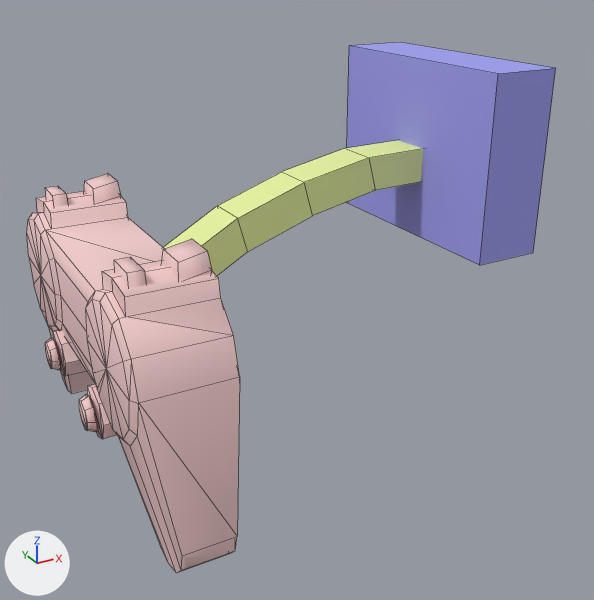
Before and after pictures for a commit that changed the OBJ model models/VRSTAND/Replacers/Controler/OBJ_REP_Controler3.obj.
Rendered twice from a camera (50 mm lens) standing at (-9.69, -11.54, 3.21) and looking at (-3.6, -0.47, -2.33). Arrows for +X, +Y and +Z are at lower left; the lights stay in place. Mesh edges are drawn as thin lines. Where no turn or scale is listed for an object, it has been applied to the vertices.
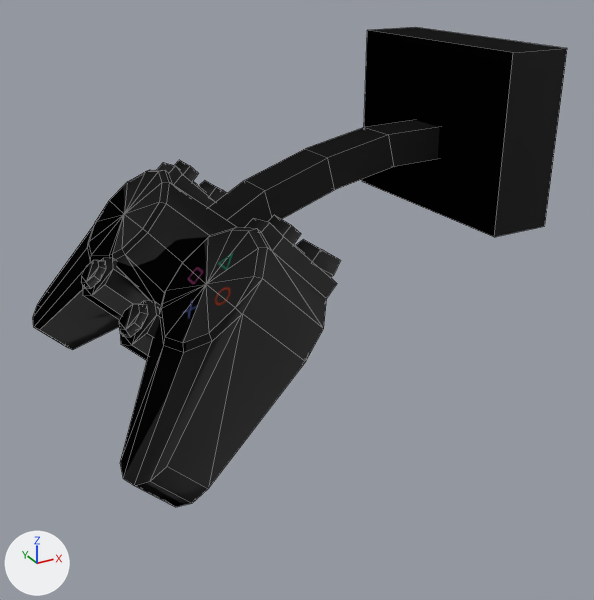
What changed in the scene script:
```text
Change me_ps_controler001:
    verts and faces of me_ps_controler001; kept vertices keep their numbers, new ones are numbered from 239
    remove me_ps_controler001.from_pydata(...)  # 239 vertices, 256 faces; spans x -7.49..-5.85, y -3.47..3.17, z -4.67..-0.44
    remove me_ps_controler001.materials.append(mat_wire_227153153)  # pink #f2cbcb
    add me_ps_controler001.from_pydata(...)  # 267 vertices, 280 faces; spans x -7.38..0.51, y -3.22..3.22, z -3.79..1.63
    me_ps_controler001 part 1: the loose piece of 131 vertices spanning x -7.29..-5.85, y -3.47..3.17, z -4.67..-0.69 is turned 45 degrees about the y axis through its middle and scaled by 0.97, then moved by (0.81, 0.15, 0.55), in mat_material__2465 (picture img_tex_dif_controler_jpg)
    me_ps_controler001 part 2: the loose piece of 16 vertices spanning x -7.31..-6.32, y -1.6..-0.78, z -3.44..-2.63 is turned 45 degrees about the y axis through its middle and scaled by 0.97, then moved by (0.64, 0.18, 0.83), in mat_material__2465 (picture img_tex_dif_controler_jpg)
    me_ps_controler001 part 3: the loose piece of 16 vertices spanning x -7.49..-7.37, y -1.47..-0.89, z -3.32..-2.74 is turned 45 degrees about the y axis through its middle and scaled by 0.97, then moved by (0.83, 0.18, 1.25), in mat_material__2465 (picture img_tex_dif_controler_jpg)
    me_ps_controler001 part 4: the loose piece of 16 vertices spanning x -7.31..-6.31, y 0.5..1.31, z -3.44..-2.63 is turned 45 degrees about the y axis through its middle and scaled by 0.97, then moved by (0.64, 0.12, 0.82), in mat_material__2465 (picture img_tex_dif_controler_jpg)
    me_ps_controler001 part 5: the loose piece of 16 vertices spanning x -7.48..-7.36, y 0.62..1.2, z -3.32..-2.74 is turned 45 degrees about the y axis through its middle and scaled by 0.97, then moved by (0.83, 0.12, 1.24), in mat_material__2465 (picture img_tex_dif_controler_jpg)
    me_ps_controler001 part 6: the loose piece of 14 vertices spanning x -6.36..-5.9, y -2.39..-1.74, z -1.2..-0.44 is turned 45 degrees about the y axis through its middle and scaled by 0.97, then moved by (1.94, 0.21, -0.34), in mat_material__2465 (picture img_tex_dif_controler_jpg)
    me_ps_controler001 part 7: the loose piece of 8 vertices spanning x -7.02..-6.75, y -2.38..-1.74, z -1.22..-0.54 is turned 45 degrees about the y axis through its middle and scaled by 0.97, then moved by (2.14, 0.21, 0.2), in mat_material__2465 (picture img_tex_dif_controler_jpg)
    me_ps_controler001 part 8: the loose piece of 14 vertices spanning x -6.34..-5.89, y 1.41..2.06, z -1.2..-0.44 is turned 45 degrees about the y axis through its middle and scaled by 0.97, then moved by (1.94, 0.09, -0.35), in mat_material__2465 (picture img_tex_dif_controler_jpg)
    me_ps_controler001 part 9: the loose piece of 8 vertices spanning x -7.01..-6.74, y 1.41..2.06, z -1.22..-0.54 is turned 45 degrees about the y axis through its middle and scaled by 0.97, then moved by (2.13, 0.09, 0.19), in mat_material__2465 (picture img_tex_dif_controler_jpg)
    me_ps_controler001 part 10: a new loose piece of 20 vertices spanning x -5.19..-0.33, y -0.31..0.49, z -1.59..0.22, in mat_material__2477 (black #0d0d0d)
    me_ps_controler001 part 11
    add verts[239] = (-0.63, -1.82, -1.31)  # pixel (494, 237)
    add verts[240] = (-0.69, 2.08, -1.31)  # pixel (362, 181)
    add verts[241] = (0.44, 2.09, -1.31)
    add verts[242] = (0.51, -1.8, -1.31)  # pixel (544, 226)
    add for new, old in zip([*range(243, 247)], [*range(239, 243)]): verts[new] = verts[old] + (0.0, 0.0, 2.94)
    add faces += [(239, 240, 241, 242), (243, 246, 245, 244), (239, 242, 246, 243), (241, 245, 246, 242), (240, 244, 245, 241), (239, 243, 244, 240)]  # mat_material__2477 (black #0d0d0d)
    add me_ps_controler001.materials.append(mat_material__2465)  # picture img_tex_dif_controler_jpg
    add me_ps_controler001.materials.append(mat_material__2477)  # black #0d0d0d
Remove ob_box4865_003:
    ob_box4865_003 = bpy.data.objects.new('Box4865.003', me_box4865_003)
Remove ob_box4866_003:
    ob_box4866_003 = bpy.data.objects.new('Box4866.003', me_box4866_003)
```

Changed parts and their boxes (x1, y1, x2, y2) in the pictures (594 x 600 px; the box of a moved part takes in the faces that stretch with it):
'PS_Controler001', reshaped (150% wider, 20% taller): before (27, 173, 240, 573); after (33, 27, 567, 507)
'Box4866.003', deleted (blue): before (346, 42, 556, 265)
'Box4865.003', deleted (green): before (163, 140, 423, 276)
part 1 of me_ps_controler001, moved or reshaped: before (27, 191, 240, 573); after (33, 163, 337, 507)
part 2 of me_ps_controler001, moved or reshaped: before (87, 384, 117, 439); after (120, 301, 161, 361)
part 3 of me_ps_controler001, moved or reshaped: before (79, 395, 97, 432); after (119, 304, 148, 337)
part 4 of me_ps_controler001, moved or reshaped: before (53, 330, 86, 376); after (82, 258, 149, 320)
part 5 of me_ps_controler001, moved or reshaped: before (45, 338, 60, 370); after (81, 260, 106, 289)
part 6 of me_ps_controler001, moved or reshaped: before (161, 239, 212, 280); after (296, 239, 341, 277)
part 7 of me_ps_controler001, moved or reshaped: before (114, 257, 146, 288); after (268, 215, 301, 245)
part 8 of me_ps_controler001, moved or reshaped: before (84, 173, 121, 202); after (199, 181, 227, 202)
part 9 of me_ps_controler001, moved or reshaped: before (45, 186, 68, 207); after (174, 160, 199, 182)
part 10 of me_ps_controler001, added (black): after (209, 120, 440, 228)
part 11 of me_ps_controler001, added (black): after (362, 27, 567, 237)
